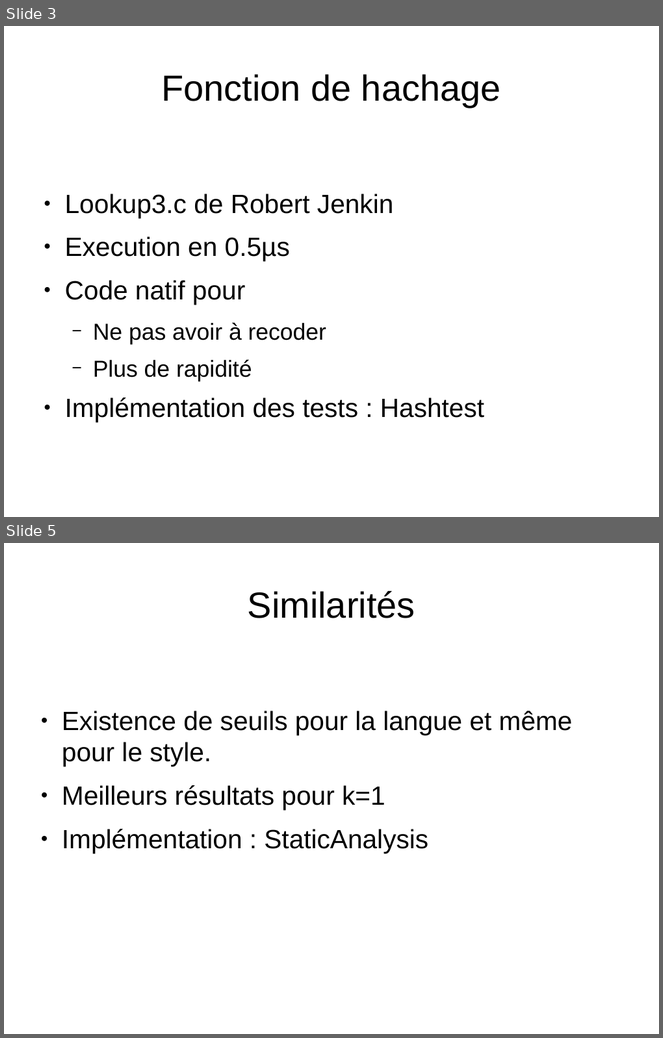
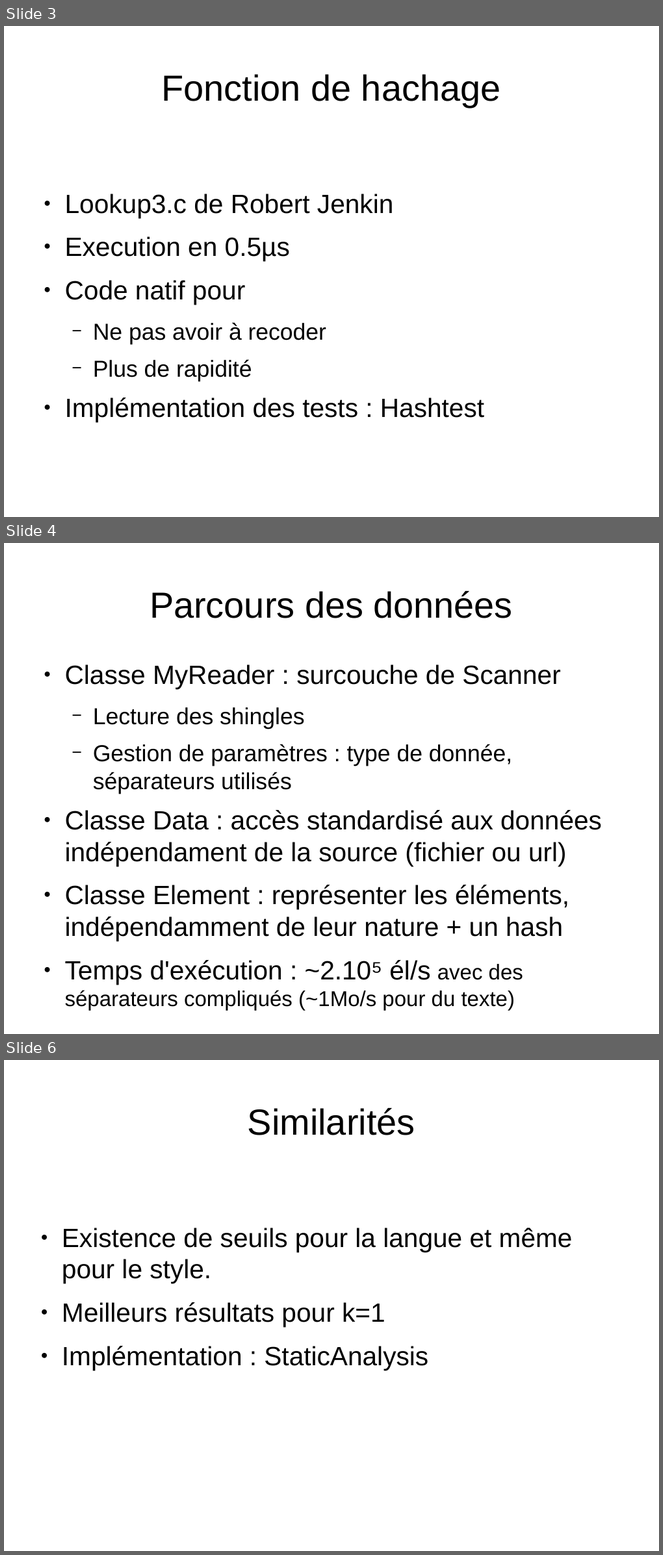
Before and after one commit to tal-chan/projet_inf431, a slide deck: Soutenance.odp. Shown one above the other, each under a label of ours: slides 3 and 5 before the commit, slides 3, 4 and 6 after it; the slides between them are not shown. The pictures are 663x1038 and 663x1555 pixels, drawn with LibreOffice and Linux fonts; fonts in the diff are those of the drawing. Boxes give left, top, right and bottom in pixels: in the first picture for what was removed or moved away, otherwise in the second. Text is boxed around its words. In the diff, an @@ line names an element or a change of style, - is before the commit and + after.

```diff
--- a/Soutenance.odp
+++ b/Soutenance.odp
@@ slide 4 added at (x1=4, y1=543, x2=659, y2=1034), background #FFFFFF @@
@@ title added at (x1=150, y1=591, x2=513, y2=618), 44 pt, text #000000 @@
+Parcours des données
@@ text added at (x1=65, y1=665, x2=602, y2=1011), 32 pt, text #000000 @@
+● Classe MyReader : surcouche de Scanner
+  − Lecture des shingles
+  − Gestion de paramètres : type de donnée, séparateurs utilisés
+● Classe Data : accès standardisé aux données indépendament de la source (fichier ou url)
+● Classe Element : représenter les éléments, indépendamment de leur nature + un hash
+● Temps d'exécution : ~2.10⁵ él/s avec des séparateurs compliqués (~1Mo/s pour du texte)
@@ what was slide 5 is now slide 6 @@
```
Also in this commit, not shown: 6 slides changed, 3 other files.
